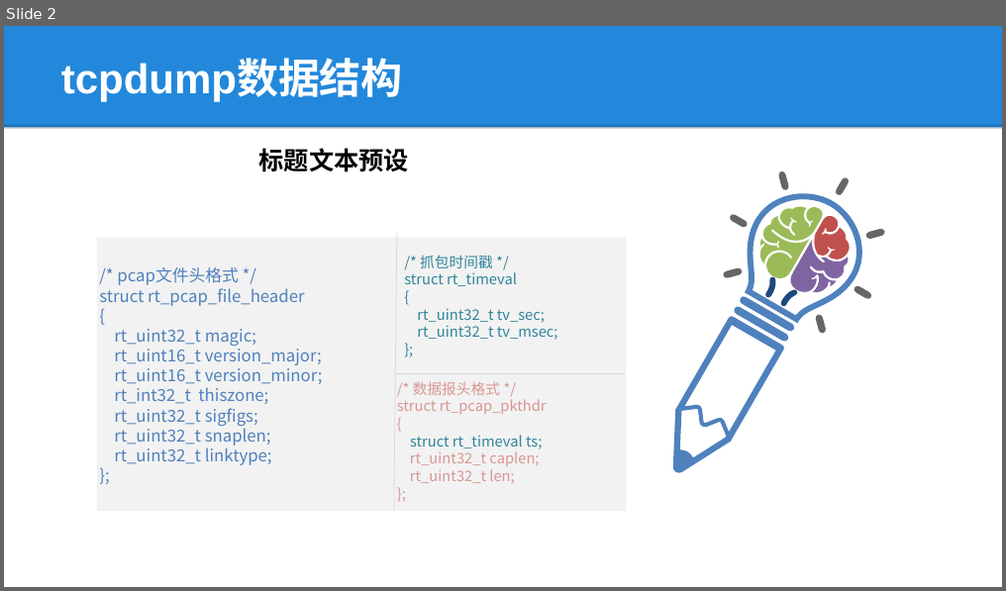
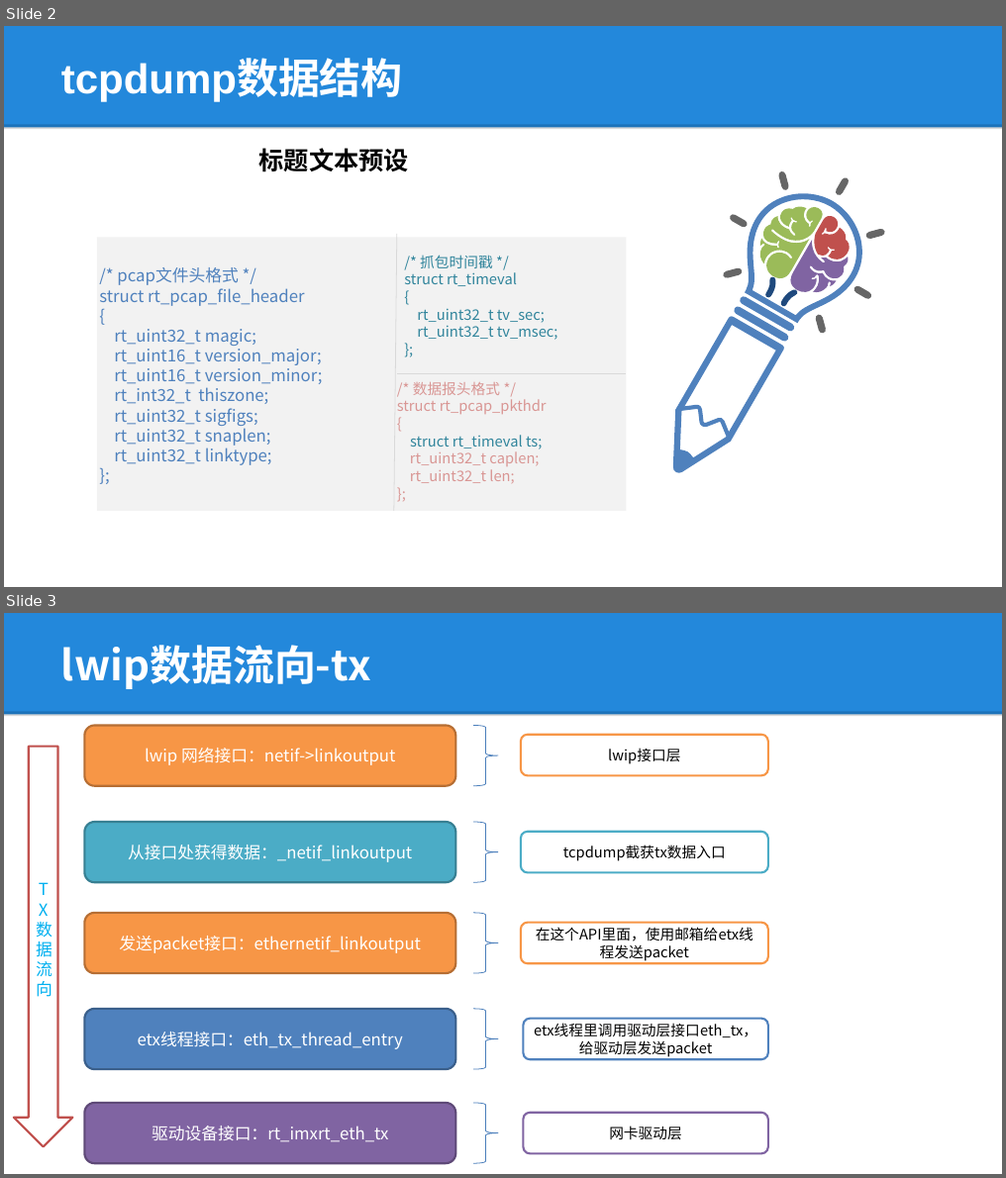
Before and after one commit to lepustse/tcpdump, a slide deck: tcpdump.pptx. Shown one above the other, each under a label of ours: slide 2 before the commit, slides 2 and 3 after it. The pictures are 1006x591 and 1006x1178 pixels, drawn with LibreOffice and Linux fonts; fonts in the diff are those of the drawing; background and template pictures are left out. Boxes give left, top, right and bottom in pixels: in the first picture for what was removed or moved away, otherwise in the second. Text is boxed around its words. In the diff, an @@ line names an element or a change of style, - is before the commit and + after.

```diff
--- a/tcpdump.pptx
+++ b/tcpdump.pptx
@@ slide 3 added at (4,613,1002,1174), background #FFFFFF; not listed: 2 template elements that a slide beside it also shows @@
@@ title added at (61,645,371,689), 40 pt, text #FFFFFF, bold @@
+lwip数据流向-tx
@@ rounded rectangle added at (85,725,456,786), fill #F79646, outline #B76F34 2 pt, 16 pt, text #FFFFFF @@
+lwip 网络接口：netif->linkoutput
@@ right brace added at (473,725,498,786), outline #4B7EBC 0.75 pt @@
@@ down arrow added at (14,747,73,1147), fill #FFFFFF, outline #C0504D 2 pt, 16 pt, text #00B0F0 @@
+TX数据流向
@@ rounded rectangle added at (521,735,768,775), fill #FFFFFF, outline #F79646 2 pt, 14 pt, text #000000 @@
+lwip接口层
@@ rounded rectangle added at (85,822,456,882), fill #4BACC6, outline #377F92 2 pt, 16 pt, text #FFFFFF @@
+从接口处获得数据：_netif_linkoutput
@@ right brace added at (473,822,498,882), outline #4B7EBC 0.75 pt @@
@@ rounded rectangle added at (521,832,768,872), fill #FFFFFF, outline #4BACC6 2 pt, 14 pt, text #000000 @@
+tcpdump截获tx数据入口
@@ rounded rectangle added at (85,913,456,973), fill #F79646, outline #B76F34 2 pt, 16 pt, text #FFFFFF @@
+发送packet接口：ethernetif_linkoutput
@@ right brace added at (473,913,498,973), outline #4B7EBC 0.75 pt @@
@@ rounded rectangle added at (521,923,768,964), fill #FFFFFF, outline #F79646 2 pt, 14 pt, text #000000 @@
+在这个API里面，使用邮箱给etx线程发送packet
@@ rounded rectangle added at (85,1009,456,1069), fill #4F81BD, outline #3A5F8C 2 pt, 16 pt, text #FFFFFF @@
+etx线程接口：eth_tx_thread_entry
@@ right brace added at (473,1009,498,1069), outline #4B7EBC 0.75 pt @@
@@ rounded rectangle added at (524,1019,768,1059), fill #FFFFFF, outline #4F81BD 2 pt, 14 pt, text #000000 @@
+etx线程里调用驱动层接口eth_tx，给驱动层发送packet
@@ rounded rectangle added at (85,1103,456,1164), fill #8064A2, outline #5F4A78 2 pt, 16 pt, text #FFFFFF @@
+驱动设备接口：rt_imxrt_eth_tx
@@ right brace added at (473,1103,498,1164), outline #4B7EBC 0.75 pt @@
@@ rounded rectangle added at (524,1113,768,1155), fill #FFFFFF, outline #8064A2 2 pt, 14 pt, text #000000 @@
+网卡驱动层
```
Also in this commit, not shown: 1 slide changed, 5 other slides added, 2 slides removed.
